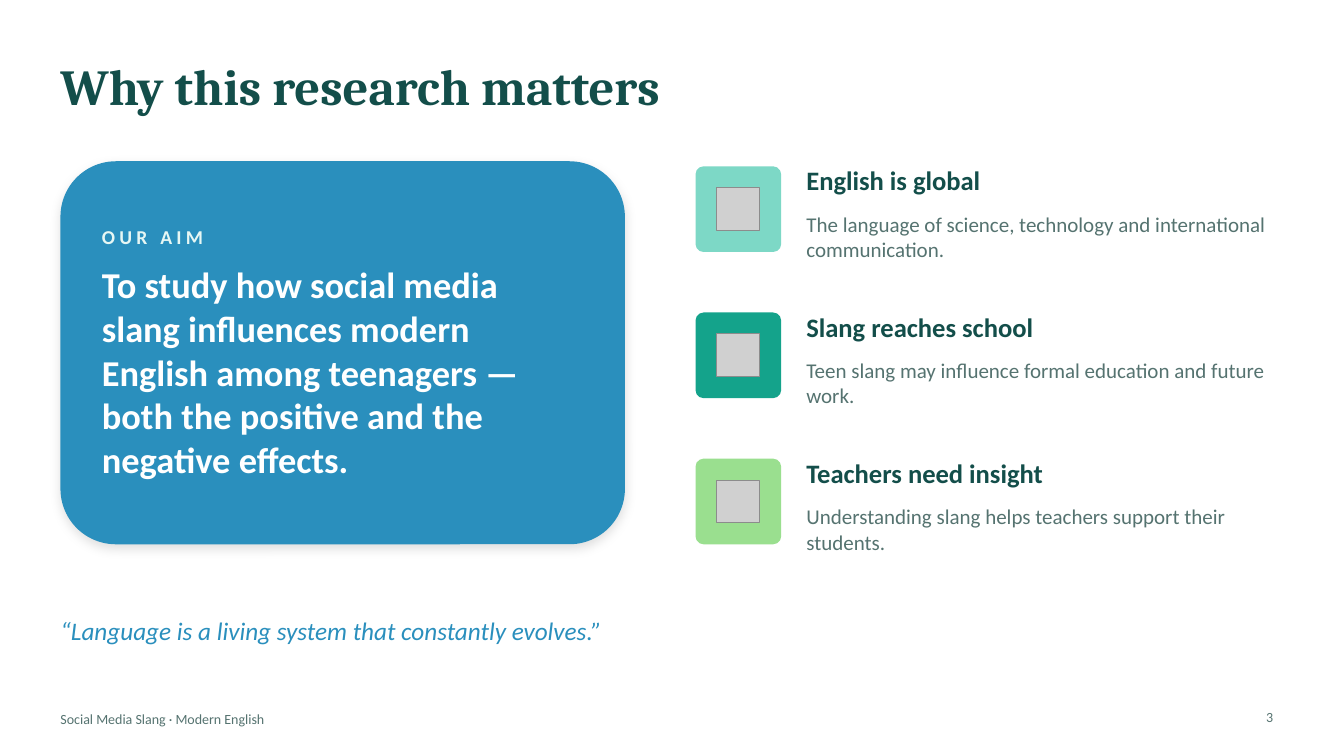
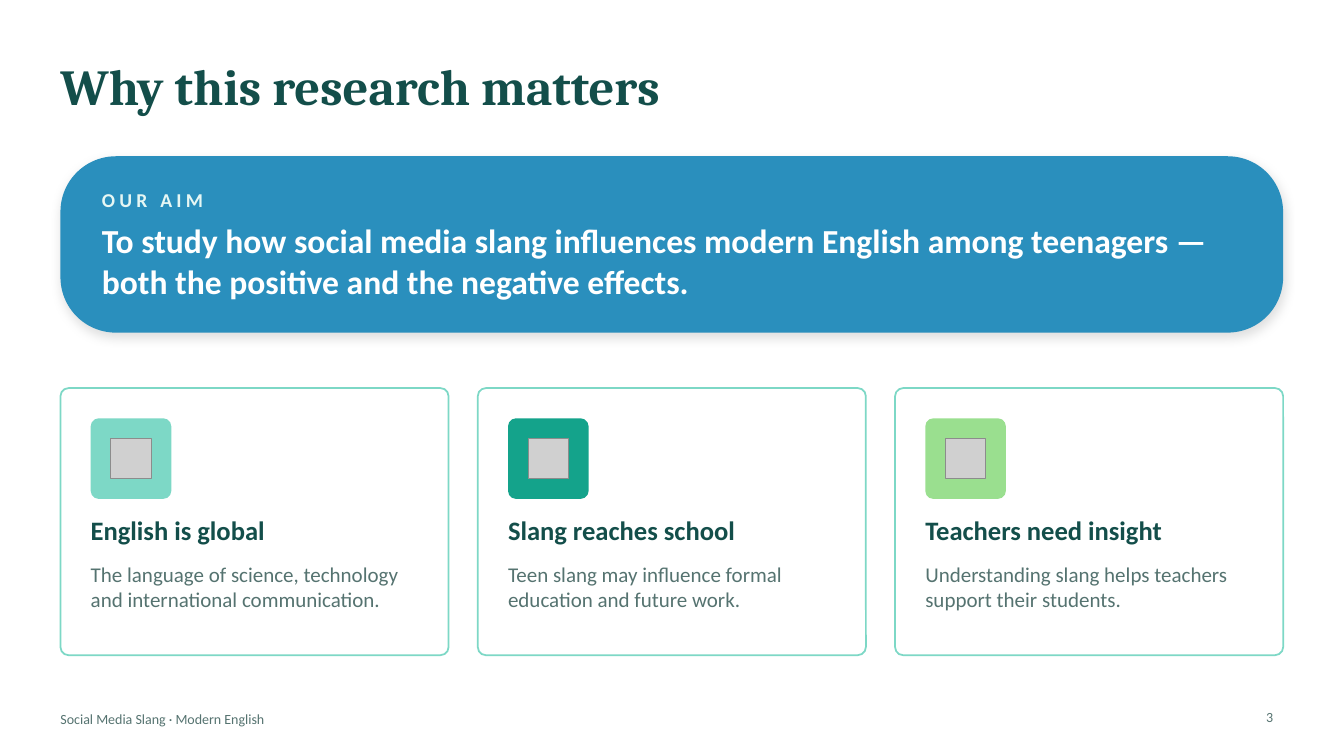
Before and after one commit to araymyrkieva9-sketch/english-daptar, a slide deck: slide 3 of variants/Slang_Presentation_2_Mint_Aqua.pptx. Drawn at 1344x756 pixels with LibreOffice and Linux fonts; fonts in the diff are those of the drawing; grey boxes stand for pictures. Boxes give left, top, right and bottom in pixels: in the first picture for what was removed or moved away, otherwise in the second. Text is boxed around its words. In the diff, an @@ line names an element or a change of style, - is before the commit and + after.

```diff
--- a/variants/Slang_Presentation_2_Mint_Aqua.pptx
+++ b/variants/Slang_Presentation_2_Mint_Aqua.pptx
@@ rounded rectangle "OUR AIM": place and size @@
-rounded rectangle "OUR AIM" at [60,161,625,544]
+rounded rectangle "OUR AIM" at [60,156,1284,333]
@@ rounded rectangle "OUR AIM" at [60,156,1284,333]: size 26 to 24 pt; less space between paragraphs; proportions changed @@
@@ picture removed at [717,188,759,230] @@
@@ rounded rectangle added at [60,388,449,655], fill #FFFFFF, outline #7DD8C6 1.25 pt @@
@@ rounded rectangle added at [478,388,866,655], fill #FFFFFF, outline #7DD8C6 1.25 pt @@
@@ rounded rectangle added at [895,388,1284,655], fill #FFFFFF, outline #7DD8C6 1.25 pt @@
@@ rounded rectangle: place and size @@
-rounded rectangle at [696,166,781,252]
+rounded rectangle at [91,418,171,499]
@@ proportions changed in 3 elements at [926,418,1006,499], [91,418,171,499], [508,418,589,499] @@
@@ rounded rectangle: place and size @@
-rounded rectangle at [696,313,781,398]
+rounded rectangle at [508,418,589,499]
@@ rounded rectangle: place and size @@
-rounded rectangle at [696,459,781,544]
+rounded rectangle at [926,418,1006,499]
@@ picture added at [111,439,151,479] @@
@@ picture: place and size @@
-picture at [717,334,759,376]
+picture at [528,439,569,479]
@@ picture added at [946,439,986,479] @@
@@ picture removed at [717,480,759,522] @@
@@ text "English is global": place and size @@
-text "English is global" at [806,171,980,195]
+text "English is global" at [91,521,264,545]
@@ text "Slang reaches school": place and size @@
-text "Slang reaches school" at [806,318,1033,342]
+text "Slang reaches school" at [508,521,735,545]
@@ text "Teachers need insight": place and size @@
-text "Teachers need insight" at [806,464,1043,488]
+text "Teachers need insight" at [925,521,1162,545]
@@ text "The language of science, technology ..." rewrapped from [806,217,1265,257] to [91,567,398,607] @@
@@ text "Teen slang may influence formal ..." rewrapped from [806,363,1264,403] to [508,567,782,607] @@
@@ text "Understanding slang helps teachers support ..." rewrapped from [806,509,1225,550] to [925,567,1227,611] @@
@@ text removed at [60,622,602,645] @@
-“Language is a living system that constantly evolves.”
```
Also in this commit, not shown: 17 other slides changed, 3 other files.
